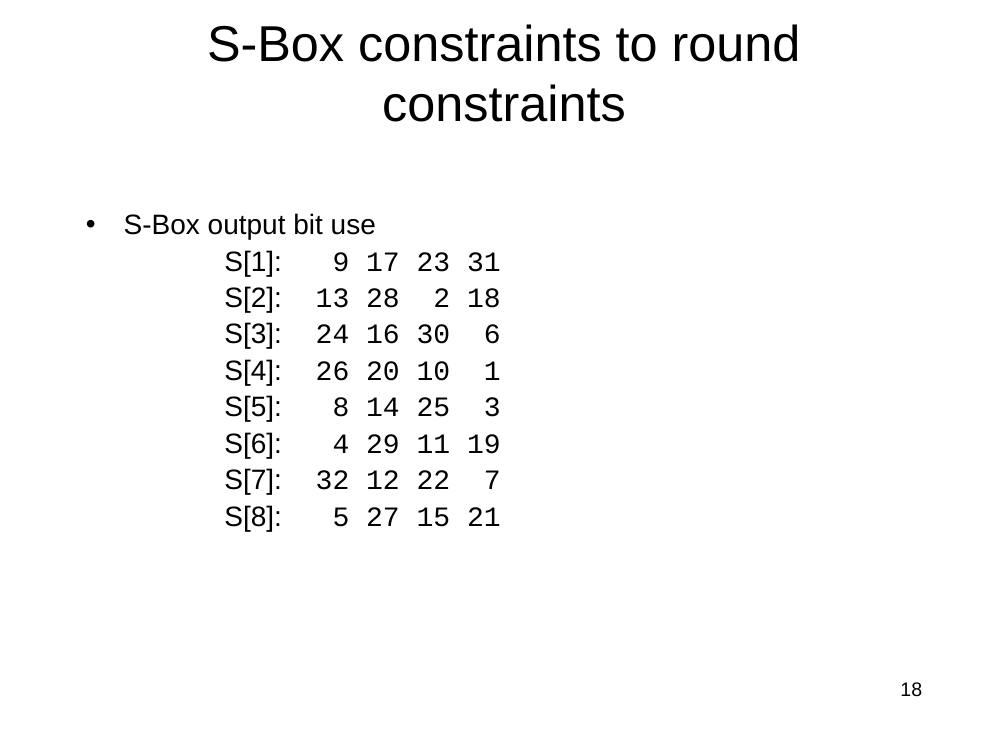
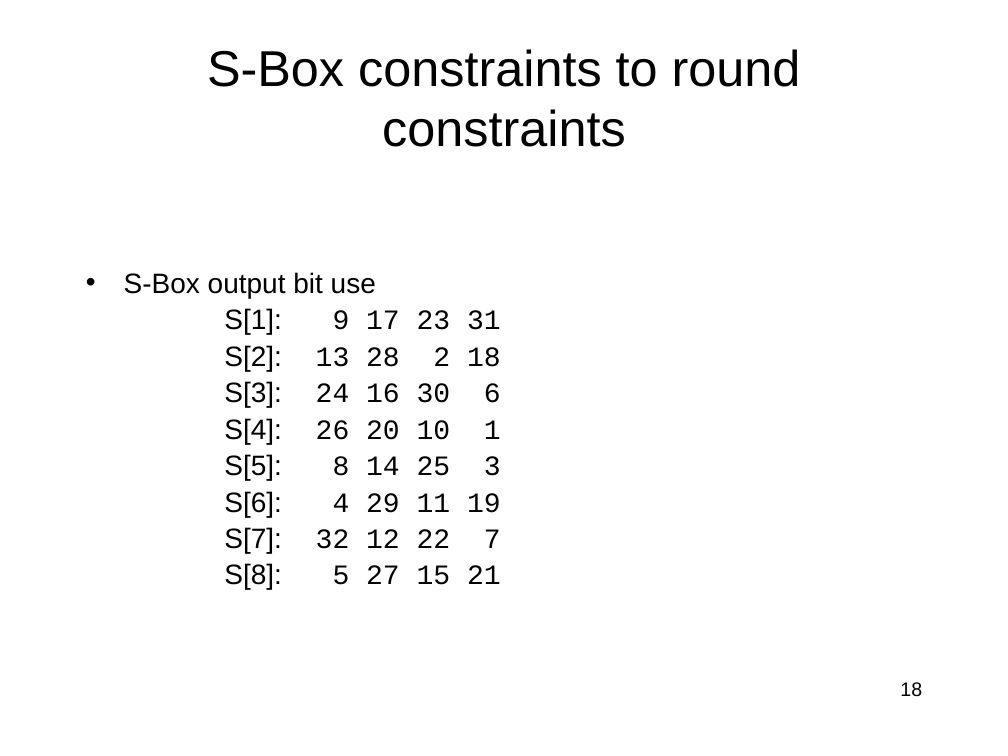
Before and after one commit to jlmucb/class_notes, a slide deck: slide 18 of BerkeleyClass/CS290Spring2013/Lectures/Cryptoclass4.pptx. Drawn at 1008x756 pixels with LibreOffice and Linux fonts; fonts in the diff are those of the drawing. Boxes give left, top, right and bottom in pixels: in the first picture for what was removed or moved away, otherwise in the second. Text is boxed around its words. In the diff, an @@ line names an element or a change of style, - is before the commit and + after.

```diff
--- a/BerkeleyClass/CS290Spring2013/Lectures/Cryptoclass4.pptx
+++ b/BerkeleyClass/CS290Spring2013/Lectures/Cryptoclass4.pptx
@@ title "S-Box constraints to round constraints": place and size @@
-title "S-Box constraints to round constraints" at [207,24,801,122]
+title "S-Box constraints to round constraints" at [207,49,801,147]
@@ text "S-Box output bit use": place and size @@
-text "S-Box output bit use" at [124,213,501,531]
+text "S-Box output bit use" at [124,272,501,590]
```
Also in this commit, not shown: 59 other slides changed, 2 other files.
